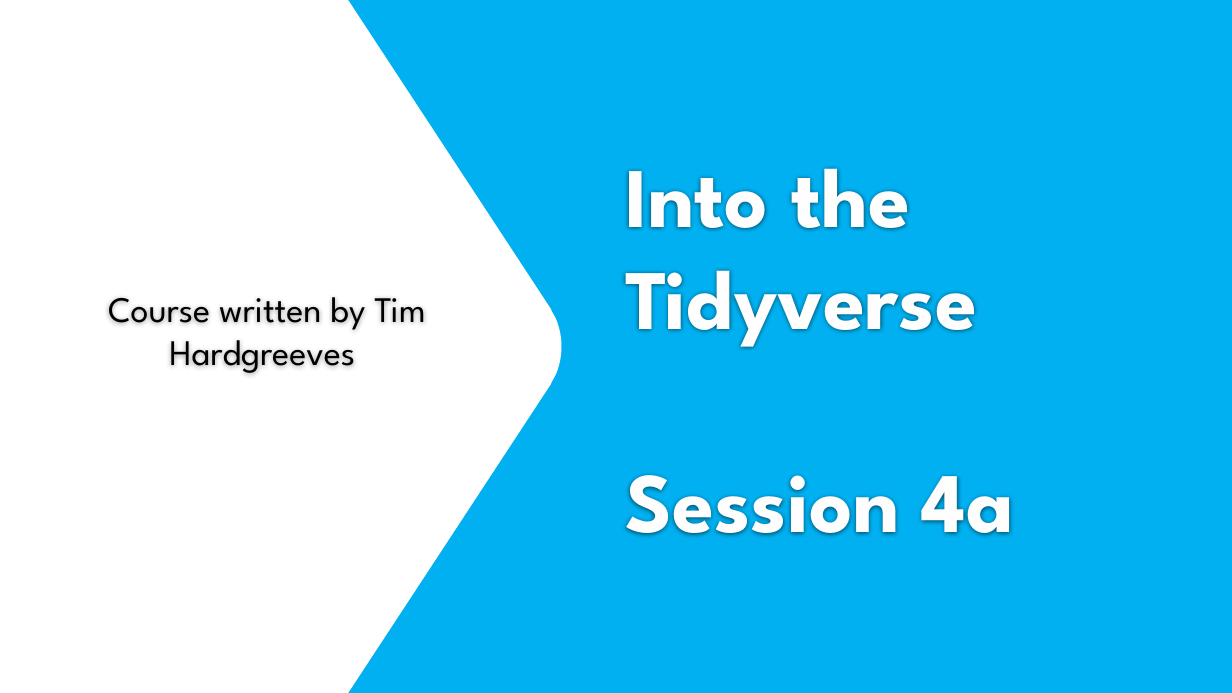
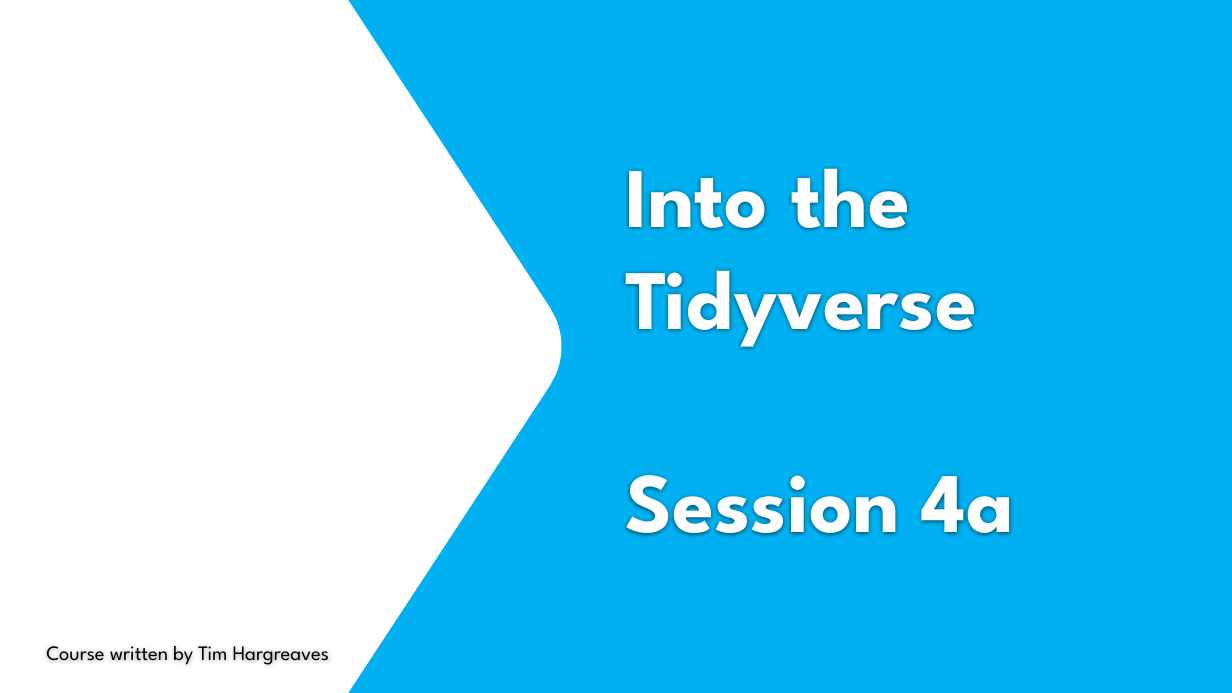
Before and after one commit to izzixcoatxs/Into_the_Tidyverse, a slide deck: slide 1 of sessions/session_four/izzie_session_four_a&b_presentation.pptx. Drawn at 1232x693 pixels with LibreOffice and Linux fonts; fonts in the diff are those of the drawing; background and template pictures are left out. Boxes give left, top, right and bottom in pixels: in the first picture for what was removed or moved away, otherwise in the second. Text is boxed around its words. In the diff, an @@ line names an element or a change of style, - is before the commit and + after.

Commit message:
fix typos

```diff
--- a/sessions/session_four/izzie_session_four_a&b_presentation.pptx
+++ b/sessions/session_four/izzie_session_four_a&b_presentation.pptx
@@ subtitle at (x1=46, y1=646, x2=330, y2=665): text changed; size 28 to 16 pt @@
-Course written by Tim Hardgreeves
+Course written by Tim Hargreaves
```
Also in this commit, not shown: 12 other slides changed, 8 slides added, 2 slides removed.
